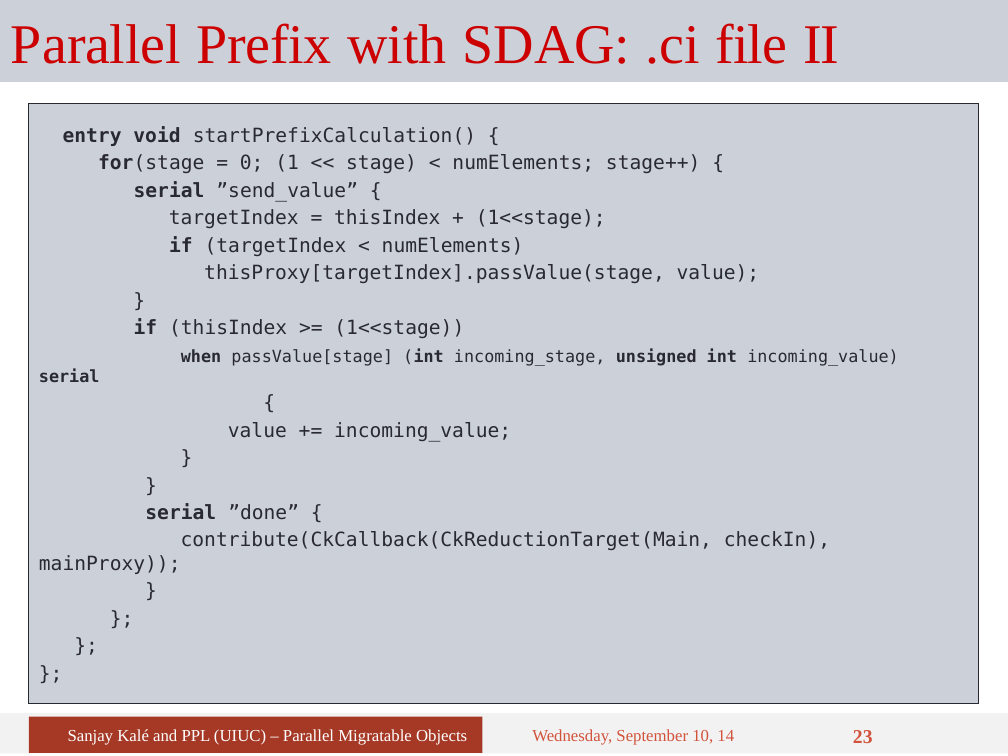
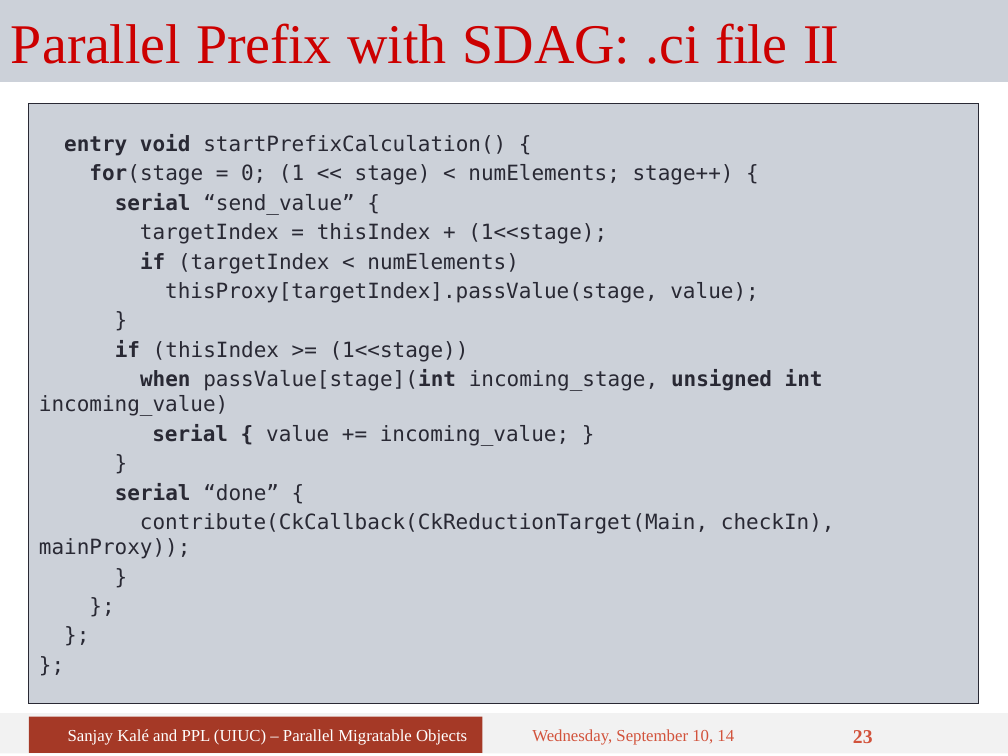
Before and after one commit to UIUC-PPL/charm_tutorial, a slide deck: slide 23 of tutorial-07-sdag.pptx. Drawn at 1008x756 pixels with LibreOffice and Linux fonts; fonts in the diff are those of the drawing. Boxes give left, top, right and bottom in pixels: in the first picture for what was removed or moved away, otherwise in the second. Text is boxed around its words. In the diff, an @@ line names an element or a change of style, - is before the commit and + after.

Commit message:
Fix spacing, fonts, quotes, and do some general code cleanup

```diff
--- a/tutorial-07-sdag.pptx
+++ b/tutorial-07-sdag.pptx
@@ text at (x1=39, y1=134, x2=835, y2=559): size 14 to 15 pt in "entry void startPrefixCalculation() {", "for(stage = 0; (1 << stage) < ...", "targetIndex = thisIndex + (1<<stage);", "if (targetIndex < numElements)" and 9 more places @@
@@ text at (x1=115, y1=193, x2=355, y2=215): text changed; size 14 to 15 pt @@
-serial ”send_value” {
+serial “send_value” {
@@ text at (x1=39, y1=369, x2=823, y2=446): text changed; size 12 to 15 pt @@
-when passValue[stage] (int incoming_stage, unsigned int incoming_value) serial
-{
-value += incoming_value;
+when passValue[stage](int incoming_stage, unsigned int incoming_value)
+serial { value += incoming_value; }
@@ text at (x1=115, y1=483, x2=279, y2=501): text changed; size 14 to 15 pt @@
-}
-serial ”done” {
+serial “done” {
```
Also in this commit, not shown: 14 other slides changed.
